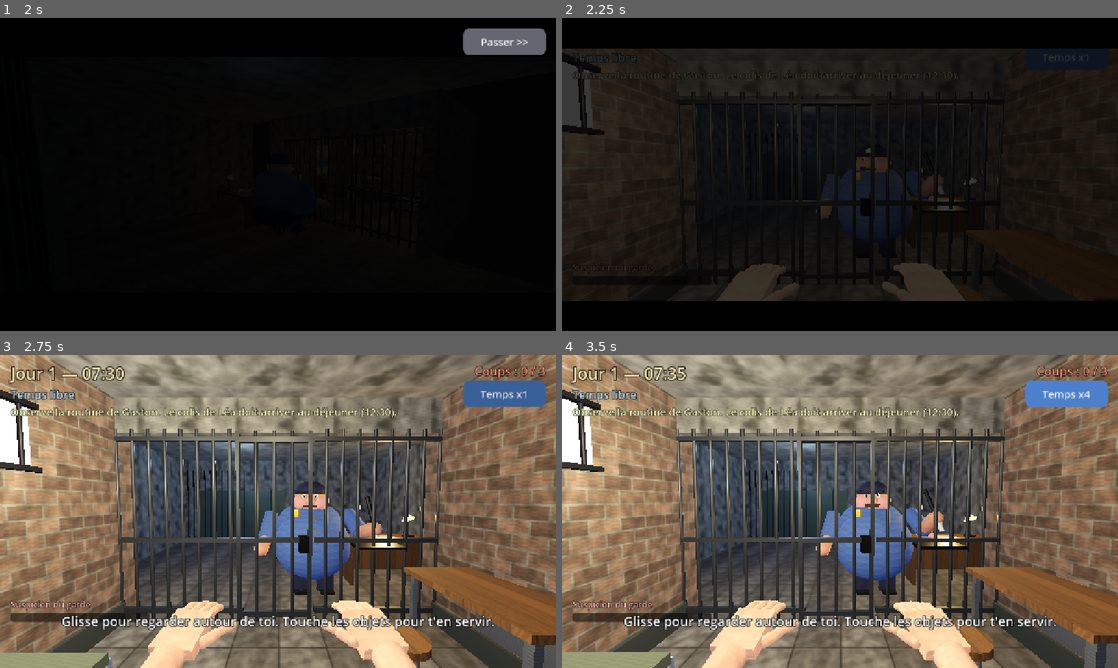
Above: before the commit, frames 1-4 (two rows, left to right).
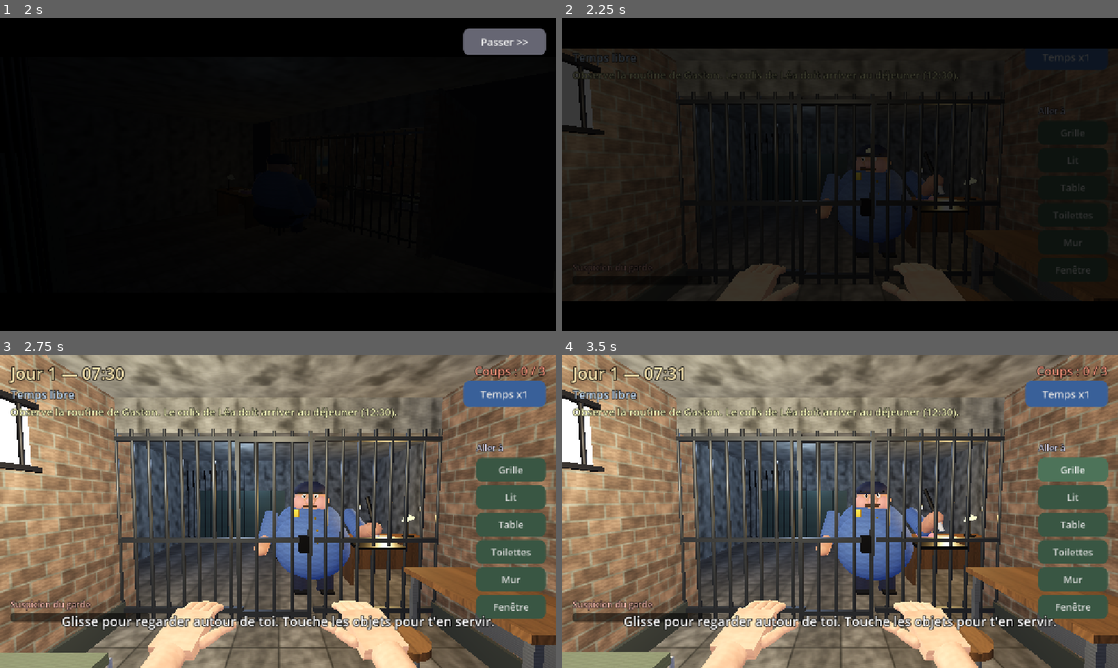
Above: after the commit, the same moments.

Repository: AurelXP/befree
Game: Godot game, scene res://scenes/Main.tscn
Same seed, same stepped clock (60 frames per second), same inputs: the game is played once before the commit and once after it.
Inputs:
- Up to frame 1 (2 s): click "JOUER" at 0.5 s; click "Passer >>" at 1.25 s
- Up to frame 2 (2.25 s): click "Passer >>" at 2 s
- Up to frame 3 (2.75 s): no input
- Up to frame 4 (3.5 s): click "Temps x1" (after the commit: "Grille") at 2.75 s

Frame 1 is identical in both runs. In frame 2, 0.1% of the frame differs, in the area x 85-98%, y 28-82%; in frame 3, 5.8%; in frame 4, 7.1%, in the area x 20-99%, y 3-85%.

Commit message:
Fix HUD root swallowing touches (camera could not move); add navigation buttons
Co-Authored-By: Claude Sonnet 5.5 <noreply@anthropic.com>
Claude-Session: https://claude.ai/code/session_01THAcUw2aszyHLoEJsBjJ8x

Diff:
--- a/scripts/hud.gd
+++ b/scripts/hud.gd
@@ -7,6 +7,7 @@
 signal spoon_pressed
 signal speed_pressed
 signal skip_pressed
+signal nav_pressed(station: String)
 
 var root: Control
 var gameplay: Control
@@ -24,6 +25,7 @@
 var speed_btn: Button
 var skip_btn: Button
 var bl_box: Control
+var nav_box: Control
 var fade: ColorRect
 var flash: ColorRect
 var bar_top: ColorRect
@@ -42,6 +44,7 @@
 	layer = 10
 	root = Control.new()
 	root.set_anchors_preset(Control.PRESET_FULL_RECT)
+	root.mouse_filter = Control.MOUSE_FILTER_IGNORE
 	add_child(root)
 	_build_gameplay()
 	_build_overlays()
@@ -66,6 +69,7 @@
 	bar_top.size.x = w
 	bar_bottom.position.y = h - bar_bottom.size.y
 	bl_box.position = Vector2(24, h - 160)
+	nav_box.position = Vector2(w - 184, 200)
 	spoon_btn.position = Vector2(w - 324, h - 94)
 	toast_label.size = Vector2(minf(1000.0, w - 80.0), 80)
 	toast_label.position = Vector2((w - toast_label.size.x) * 0.5, h - 130)
@@ -183,6 +187,18 @@
 	dig_bar = _bar(Color(0.85, 0.65, 0.25))
 	dig_box.add_child(dig_bar)
 	dig_box.visible = false
+
+	# déplacements : points de vue dans la cellule
+	nav_box = VBoxContainer.new()
+	nav_box.add_theme_constant_override("separation", 8)
+	nav_box.add_child(_label("Aller à", 20, Color(0.9, 0.9, 1.0)))
+	for e in [["Grille", "center"], ["Lit", "bed"], ["Table", "table"], ["Toilettes", "toilet"], ["Mur", "wall"], ["Fenêtre", "window"]]:
+		var nb: Button = _button(e[0], 22, Color(0.3, 0.45, 0.35))
+		nb.custom_minimum_size = Vector2(160, 52)
+		var st: String = e[1]
+		nb.pressed.connect(func() -> void: nav_pressed.emit(st))
+		nav_box.add_child(nb)
+	gameplay.add_child(nav_box)
 
 	# bas droite : cuillère
 	spoon_btn = _button("Sortir la cuillère", 26, Color(0.6, 0.6, 0.7))
